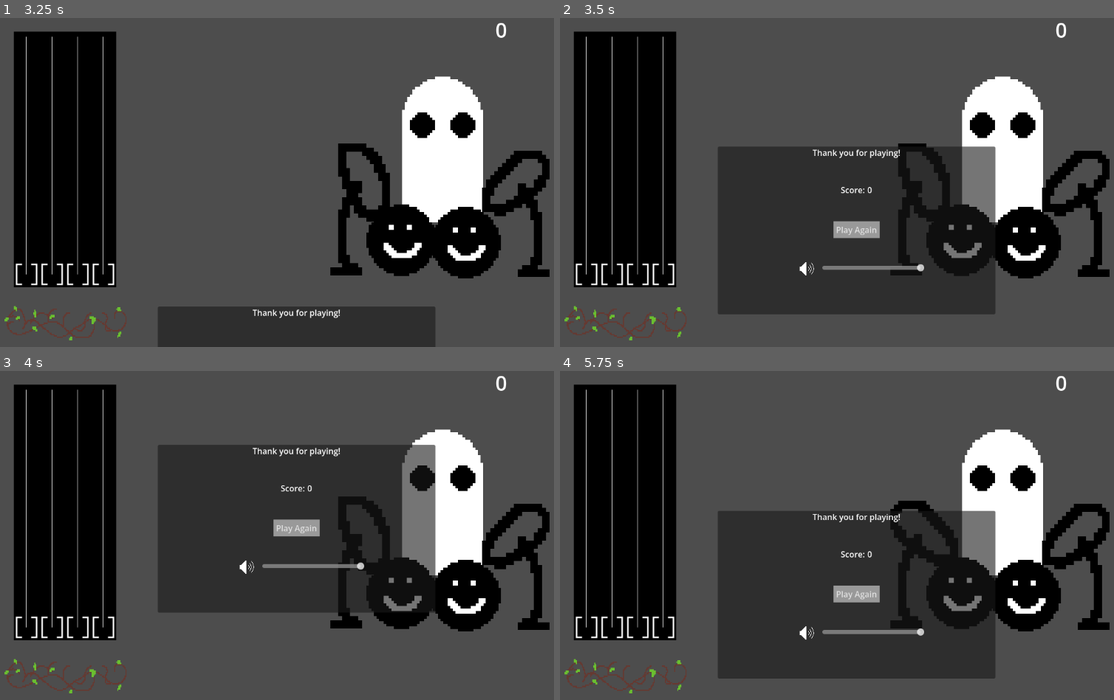
Above: before the commit, frames 1-4 (two rows, left to right).
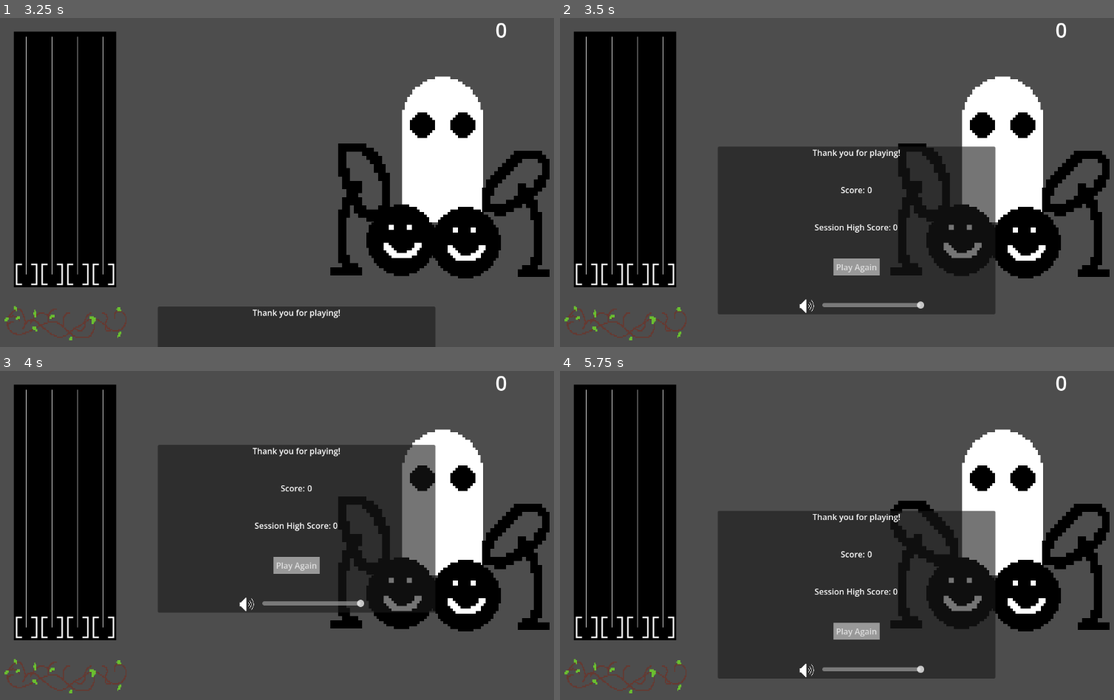
Above: after the commit, the same moments.

Repository: DarthObsidian/Jam
Game: Godot game, scene res://scenes/game.tscn
The game is run twice, just before and just after one commit, with the same random seed, the same clock (stepped at 60 frames per second) and the same inputs. This scene is started directly instead of the project's main scene. Sound files missing from this copy of the repository are replaced by a short silence.
Inputs:
- Up to frame 1 (3.25 s): tap Enter at 0.5, 2 s; hold E (mid-right) 0.53-1.28 s; tap Space at 1.25, 2.75 s; hold Q (left) 1.28-2.03 s; hold E (mid-right) from 2.03 s (still down)
- Up to frame 2 (3.5 s): keep holding E (mid-right)
- Up to frame 3 (4 s): release E (mid-right) at 3.5 s; click "Play Again" at 3.5 s
- Up to frame 4 (5.75 s): click "Play Again" at 4.25 s; tap Enter at 5 s; hold Q (left) from 5.03 s (still down)

Frame 1 is identical in both runs. In frame 2, 1.4% of the frame differs, in the area x 43-66%, y 61-90%; in frame 3, 1.4%; in frame 4, 1.4%.

Commit message:
High Score
added session high score to end screen

added offset to song data

Diff:
--- a/scenes/game.tscn
+++ b/scenes/game.tscn
@@ -98,15 +98,27 @@
 text = "Thank you for playing!"
 horizontal_alignment = 1
 
-[node name="HBoxContainer" type="HBoxContainer" parent="CanvasLayer/Panel/VBoxContainer"]
+[node name="ScoreBox" type="HBoxContainer" parent="CanvasLayer/Panel/VBoxContainer"]
 layout_mode = 2
 alignment = 1
 
-[node name="Label2" type="Label" parent="CanvasLayer/Panel/VBoxContainer/HBoxContainer"]
+[node name="Label2" type="Label" parent="CanvasLayer/Panel/VBoxContainer/ScoreBox"]
 layout_mode = 2
 text = "Score:"
 
-[node name="FinalScore" type="Label" parent="CanvasLayer/Panel/VBoxContainer/HBoxContainer"]
+[node name="FinalScore" type="Label" parent="CanvasLayer/Panel/VBoxContainer/ScoreBox"]
+layout_mode = 2
+text = "1000"
+
+[node name="HighScoreBox" type="HBoxContainer" parent="CanvasLayer/Panel/VBoxContainer"]
+layout_mode = 2
+alignment = 1
+
+[node name="HighScoreLabel" type="Label" parent="CanvasLayer/Panel/VBoxContainer/HighScoreBox"]
+layout_mode = 2
+text = "High Score:"
+
+[node name="HighScore" type="Label" parent="CanvasLayer/Panel/VBoxContainer/HighScoreBox"]
 layout_mode = 2
 text = "1000"
 
--- a/scripts/combo.gd
+++ b/scripts/combo.gd
@@ -54,6 +54,8 @@
 	if(currentStep >= pumpkins.size()):
 		return
 	var strength : float = 0.0
+
+	#too lazy to figure out how to do a curve, thus silly switches
 	match currentIndex:
 		0:
 			strength = 0.0
--- a/scripts/game.gd
+++ b/scripts/game.gd
@@ -2,11 +2,16 @@
 
 
 var totalPoints : int = 0
+var high_score : int = 0
 const POINTS = 5
 const WAIT = 2
 var gameOver = false
 var gameOverDelay = 0
-@onready var finalScore = $CanvasLayer/Panel/VBoxContainer/HBoxContainer/FinalScore
+@onready var finalScore = $CanvasLayer/Panel/VBoxContainer/ScoreBox/FinalScore
+@onready var highScoreText = $CanvasLayer/Panel/VBoxContainer/HighScoreBox/HighScore
+@onready var scoreBox = $CanvasLayer/Panel/VBoxContainer/ScoreBox
+@onready var highScoreBox = $CanvasLayer/Panel/VBoxContainer/HighScoreBox
+@onready var highScoreLabel = $CanvasLayer/Panel/VBoxContainer/HighScoreBox/HighScoreLabel
 @onready var gameOverPanel = $CanvasLayer/Panel
 @onready var points = $CanvasLayer/Points
 
@@ -47,6 +52,14 @@
 
 func _on_game_over() -> void:
 	gameOver = true
+	if(totalPoints > high_score):
+		high_score = totalPoints
+		scoreBox.visible = false;
+		highScoreLabel.text = "New High Score:"
+	else:
+		highScoreLabel.text = "Session High Score:"
+		scoreBox.visible = true;
+	highScoreText.text = str(high_score)
 	finalScore.text = str(totalPoints)
 	gameOverPanel.visible = true
 
--- a/scripts/song_controller.gd
+++ b/scripts/song_controller.gd
@@ -23,6 +23,7 @@
 
 var bpm: float = 120.0
 var initial_delay: float = 0.0
+var offset: float = 0.0
 
 
 var song_time_temp: float = 0.0
@@ -63,20 +64,22 @@
 	chart_data = json.data
 
 	bpm = chart_data.get("bpm", 120.0)
-	initial_delay = chart_data.get("initial_delay", 0.0)
+	offset = chart_data.get("offset", 0.0)
 	notes = chart_data.get("notes", [])
 
 	next_note_index = 0
 
 	print("Loaded song: ", chart_data.get("song", "Unknown"))
 	print("BPM: ", bpm)
-	print("Delay: ", initial_delay)
+	print("Offset: ", offset)
 	print("Notes: ", notes.size())
 
 	music_player.play()
 
 
 func get_song_time() -> float:
+	if music_player == null:
+		return 0.0
 	return music_player.get_playback_position() * (bpm/60)
 
 
@@ -113,7 +116,7 @@
 
 
 func judge_note(lane_index: int) -> Constants.HitStatus:
-	var player_time : float = get_song_time()
+	var player_time : float = get_song_time() + offset
 
 	var note := get_best_note_for_lane(lane_index)
 	var lane := track.lanes.get_child(lane_index) as Lane
